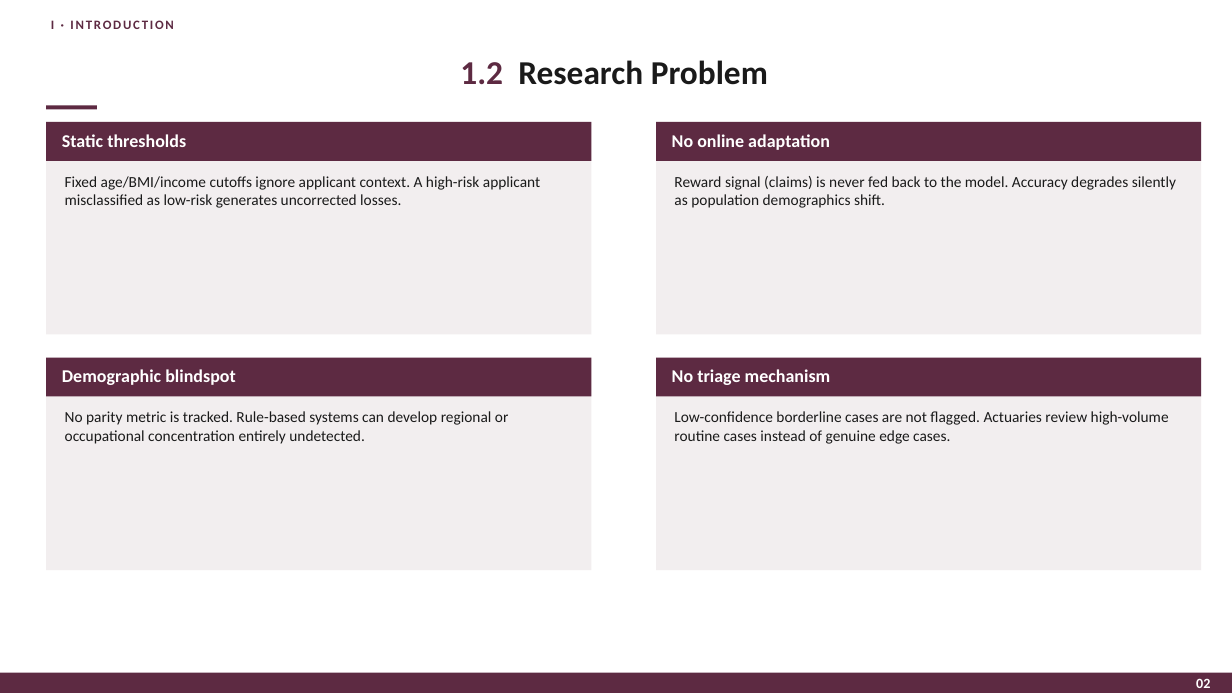
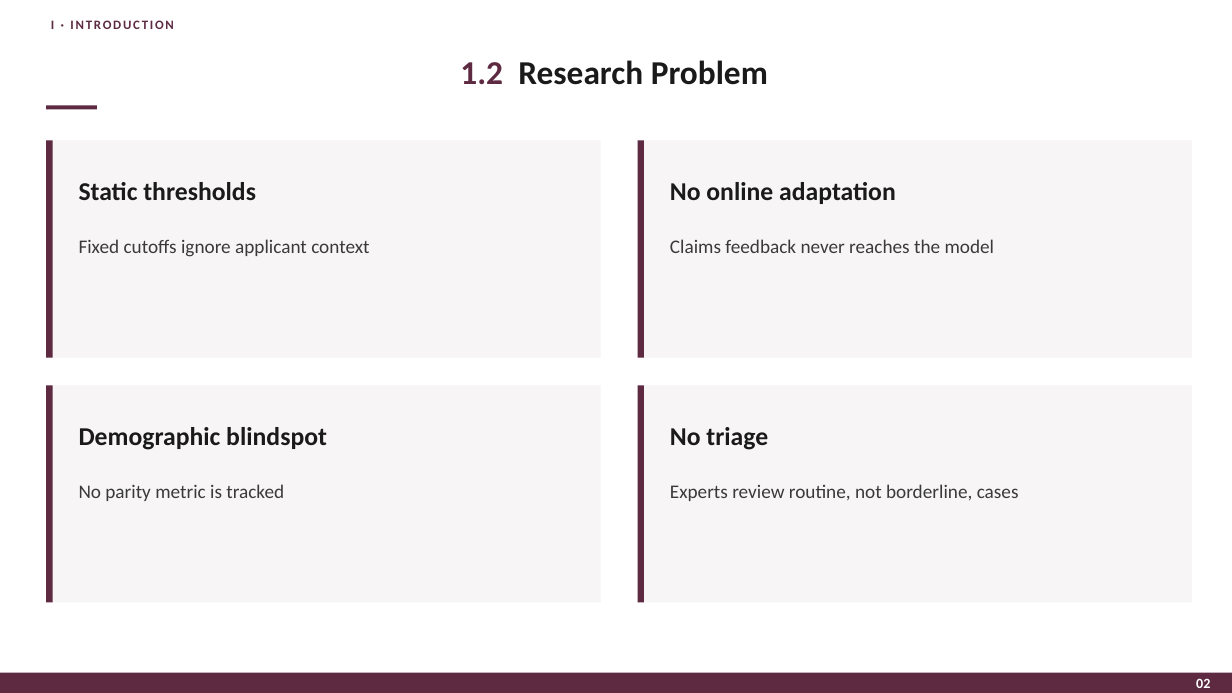
Before and after one commit to PolyTheML/DAC-UW-Thesis, a slide deck: slide 4 of thesis/health_rl/burgundy_defense_presentation.pptx. Drawn at 1232x693 pixels with LibreOffice and Linux fonts; fonts in the diff are those of the drawing. Boxes give left, top, right and bottom in pixels: in the first picture for what was removed or moved away, otherwise in the second. Text is boxed around its words. In the diff, an @@ line names an element or a change of style, - is before the commit and + after.

```diff
--- a/thesis/health_rl/burgundy_defense_presentation.pptx
+++ b/thesis/health_rl/burgundy_defense_presentation.pptx
@@ rectangle: place and size @@
-rectangle at (46,122,592,335)
+rectangle at (46,140,601,358)
@@ rectangle: place and size @@
-rectangle at (46,122,592,161)
+rectangle at (46,140,53,358)
@@ rectangle: place and size @@
-rectangle at (656,122,1202,335)
+rectangle at (638,140,1192,358)
@@ rectangle: place and size @@
-rectangle at (656,122,1202,161)
+rectangle at (638,140,644,358)
@@ text "Static thresholds": place and size @@
-text "Static thresholds" at (62,134,186,147)
+text "Static thresholds" at (79,182,256,200)
@@ text "No online adaptation": place and size @@
-text "No online adaptation" at (672,134,830,150)
+text "No online adaptation" at (670,182,896,204)
@@ text at (79,239,369,257): text changed; size 12 to 15 pt; text colour #1A1A1A to #3A3A3A @@
-Fixed age/BMI/income cutoffs ignore applicant context. A high-risk applicant misclassified as low-risk generates uncorrected losses.
+Fixed cutoffs ignore applicant context
@@ text at (670,239,995,253): text changed; size 12 to 15 pt; text colour #1A1A1A to #3A3A3A @@
-Reward signal (claims) is never fed back to the model. Accuracy degrades silently as population demographics shift.
+Claims feedback never reaches the model
@@ rectangle: place and size @@
-rectangle at (46,358,592,570)
+rectangle at (46,385,601,603)
@@ rectangle: place and size @@
-rectangle at (46,358,592,396)
+rectangle at (46,385,53,603)
@@ fill #F2EEEF to #F7F5F6 in 4 elements at (46,140,601,358), (638,140,1192,358), (46,385,601,603), (638,385,1192,603) @@
@@ rectangle: place and size @@
-rectangle at (656,358,1202,570)
+rectangle at (638,385,1192,603)
@@ rectangle: place and size @@
-rectangle at (656,358,1202,396)
+rectangle at (638,385,644,603)
@@ size 14 to 20 pt, text colour #FFFFFF to #1A1A1A in 3 elements at (79,182,256,200), (670,182,896,204), (79,427,327,450) @@
@@ text "Demographic blindspot": place and size @@
-text "Demographic blindspot" at (62,369,236,385)
+text "Demographic blindspot" at (79,427,327,450)
@@ text at (670,427,768,450): text changed; size 14 to 20 pt; text colour #FFFFFF to #1A1A1A @@
-No triage mechanism
+No triage
@@ text at (79,484,284,501): text changed; size 12 to 15 pt; text colour #1A1A1A to #3A3A3A @@
-No parity metric is tracked. Rule-based systems can develop regional or occupational concentration entirely undetected.
+No parity metric is tracked
@@ text at (670,484,1019,501): text changed; size 12 to 15 pt; text colour #1A1A1A to #3A3A3A @@
-Low-confidence borderline cases are not flagged. Actuaries review high-volume routine cases instead of genuine edge cases.
+Experts review routine, not borderline, cases
```
Also in this commit, not shown: 4 other slides changed, 1 other file.
